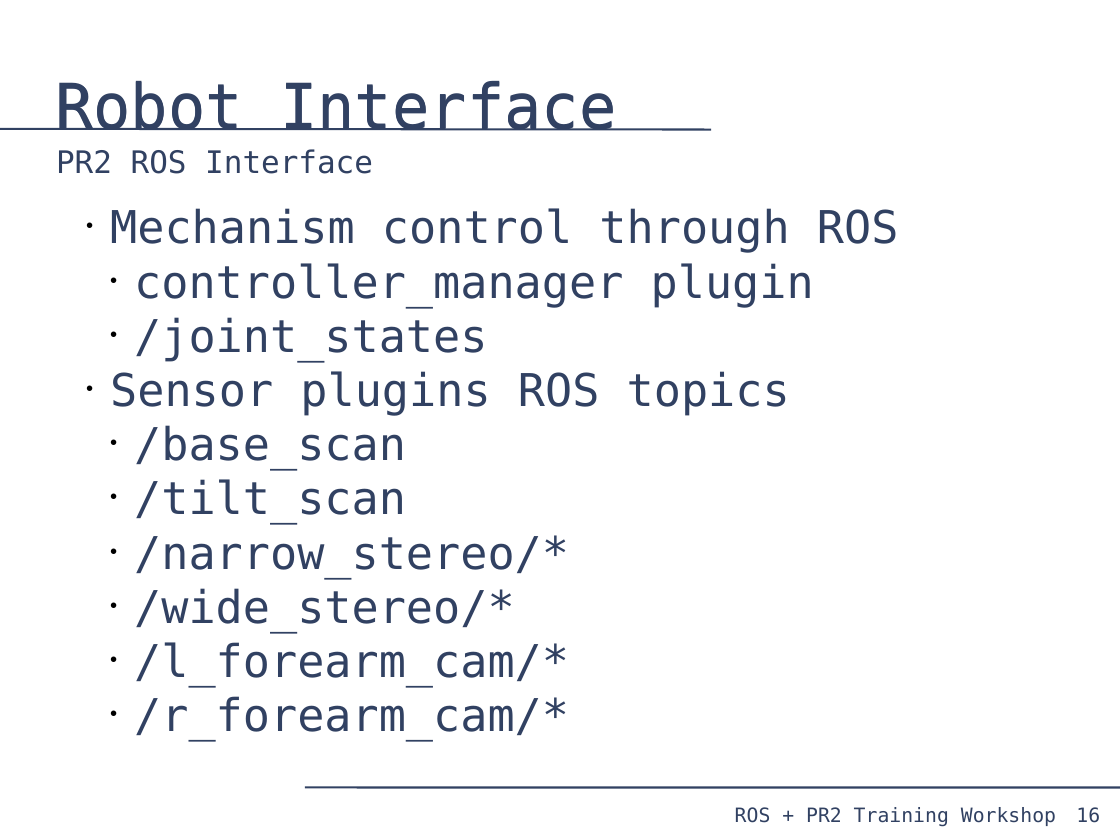
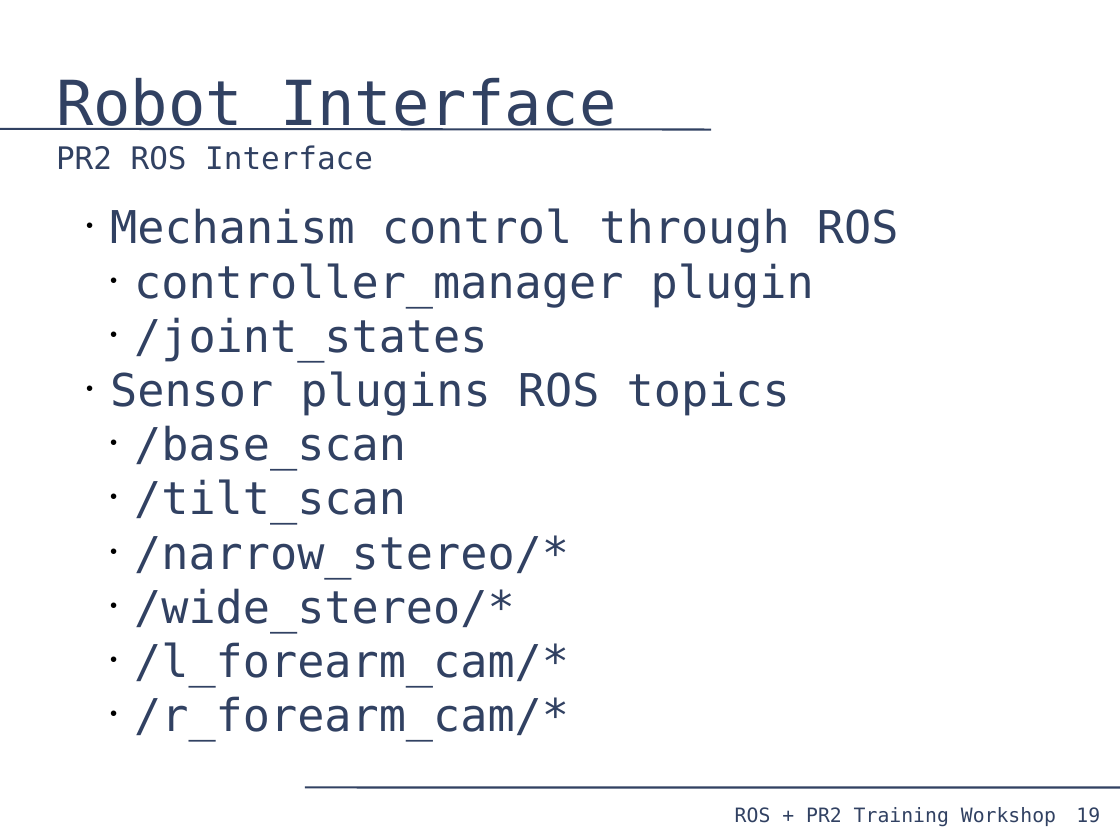
Before and after one commit to PR2/pr2_docs, a slide deck: slide 19 of pr2_training_workshop/simulation/simulation_training_workshop.odp (slide 16 before the commit). Drawn at 1120x840 pixels with LibreOffice and Linux fonts; fonts in the diff are those of the drawing. Boxes give left, top, right and bottom in pixels: in the first picture for what was removed or moved away, otherwise in the second. Text is boxed around its words. In the diff, an @@ line names an element or a change of style, - is before the commit and + after.

```diff
--- a/pr2_training_workshop/simulation/simulation_training_workshop.odp
+++ b/pr2_training_workshop/simulation/simulation_training_workshop.odp
@@ title "Robot Interface PR2 ROS Interface" rewrapped from bbox=[56, 149, 373, 174] to bbox=[56, 78, 616, 170] @@
@@ title removed at bbox=[56, 81, 616, 131] @@
-Robot Interface
@@ page number at bbox=[1076, 807, 1100, 823]: text changed @@
-16
+19
```
Also in this commit, not shown: 17 other slides changed, 3 slides added.
